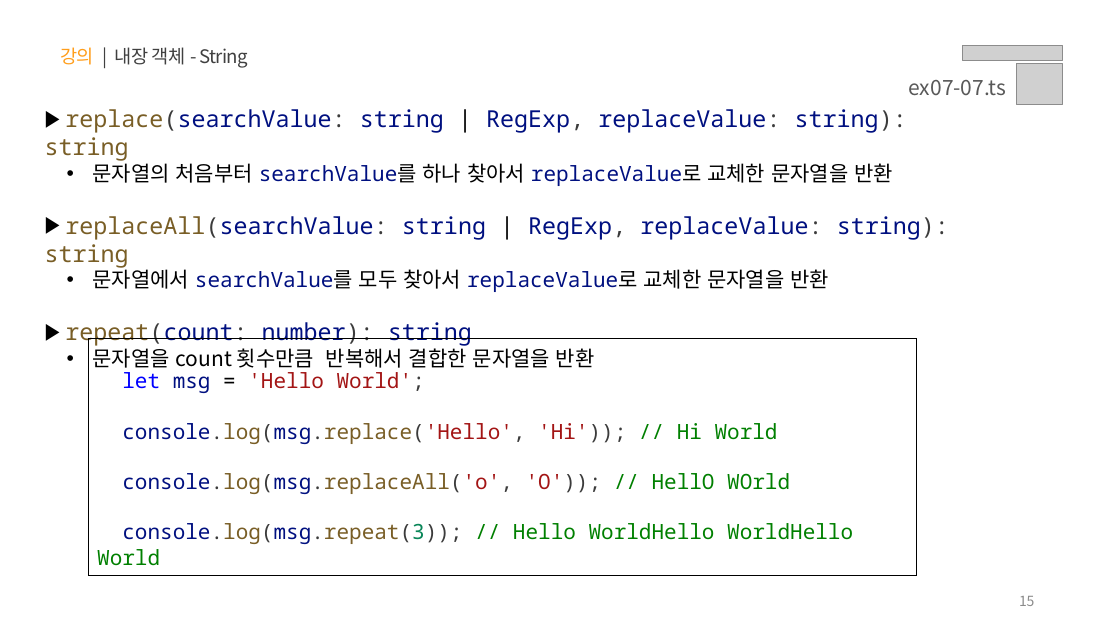
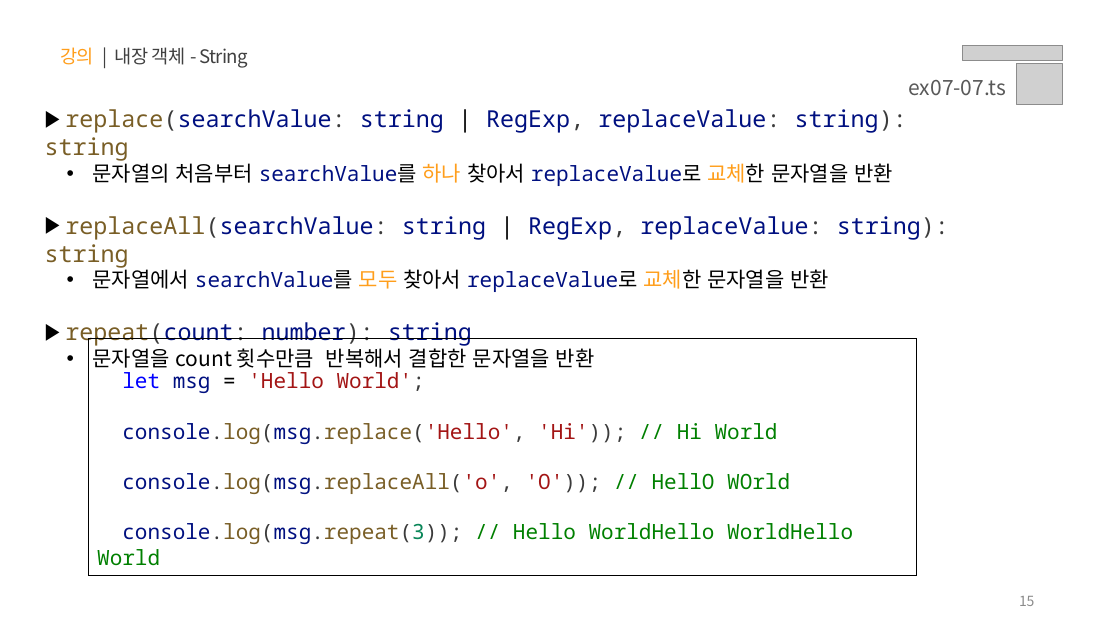
Before and after one commit to yebin-jeong/learn-js, a slide deck: slide 15 of PPT/07.자바스크립트 - 내장 함수.pptx. Drawn at 1120x630 pixels with LibreOffice and Linux fonts; fonts in the diff are those of the drawing; grey boxes stand for pictures. Boxes give left, top, right and bottom in pixels: in the first picture for what was removed or moved away, otherwise in the second. Text is boxed around its words. In the diff, an @@ line names an element or a change of style, - is before the commit and + after.

```diff
--- a/PPT/07.자바스크립트 - 내장 함수.pptx
+++ b/PPT/07.자바스크립트 - 내장 함수.pptx
@@ text at (x1=92, y1=160, x2=893, y2=292): text colour #000000 to #FF9E1B in "하나 교체한", "모두 교체한" @@
```
Also in this commit, not shown: 1 other file.
